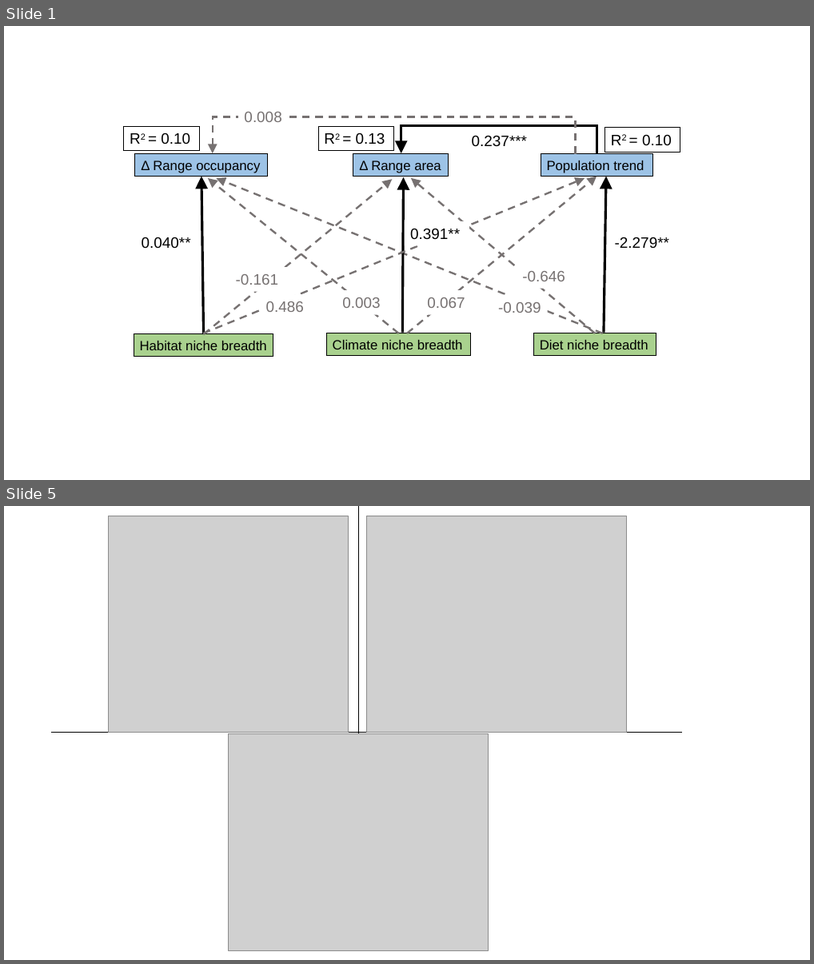
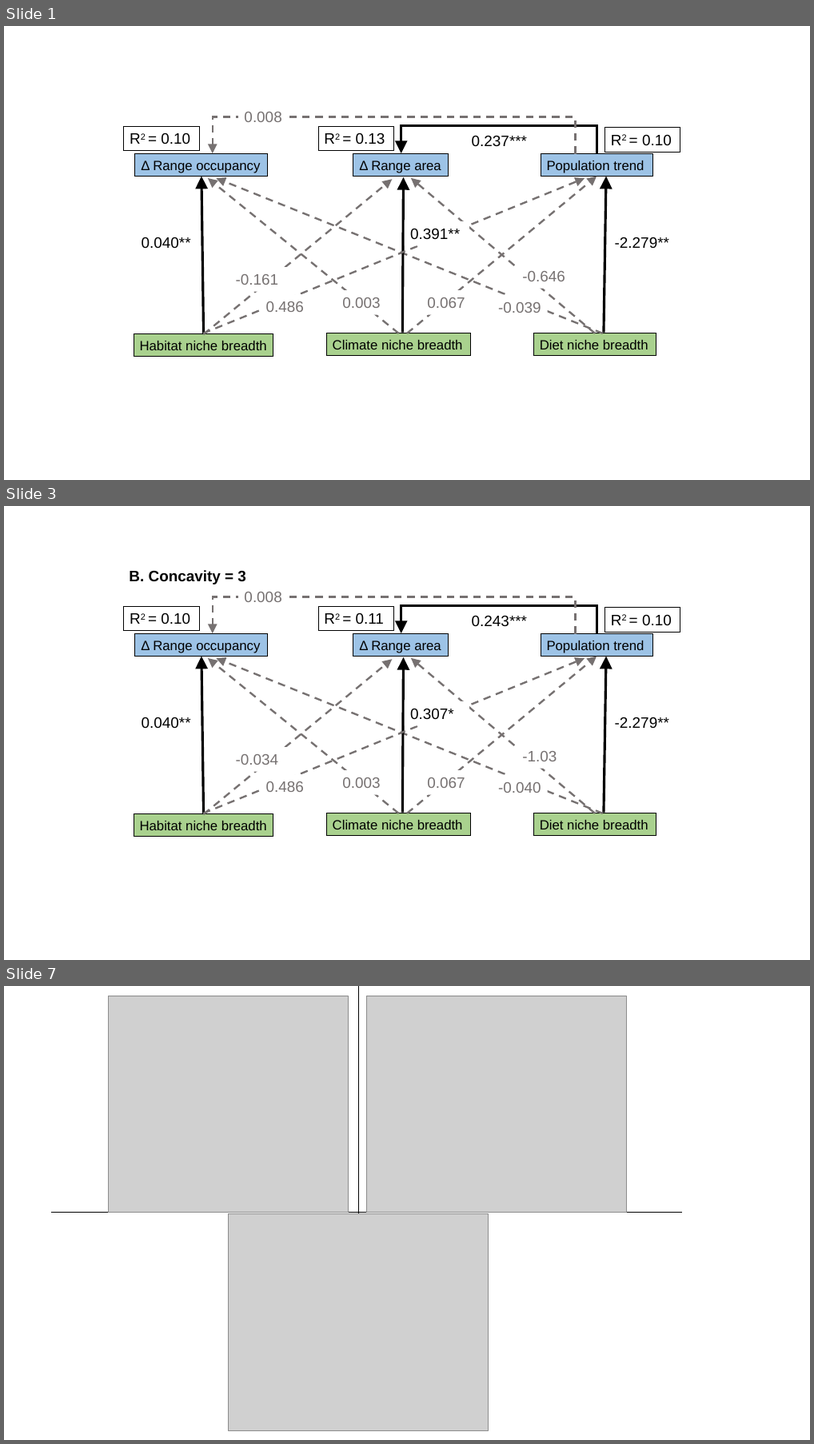
Before and after one commit to zahraddeen1/avian-range-shifts, a slide deck: figures/sem_venn_figures.pptx. Shown one above the other, each under a label of ours: slides 1 and 5 before the commit, slides 1, 3 and 7 after it; the slides between them are not shown. The pictures are 814x964 and 814x1444 pixels, drawn with LibreOffice and Linux fonts; fonts in the diff are those of the drawing; grey boxes stand for pictures. Boxes give left, top, right and bottom in pixels: in the first picture for what was removed or moved away, otherwise in the second. Text is boxed around its words. In the diff, an @@ line names an element or a change of style, - is before the commit and + after.

```diff
--- a/figures/sem_venn_figures.pptx
+++ b/figures/sem_venn_figures.pptx
@@ slide 3 added at [4, 506, 810, 960], background #FFFFFF @@
@@ text added at [129, 570, 246, 584], 18 pt, text #000000, bold @@
+B. Concavity = 3
@@ elbow arrow added from (576, 634) to (213, 633), #767171 2.25 pt dashed @@
@@ text added at [244, 592, 282, 602], 18 pt, text #767171 @@
+0.008
@@ rectangle added at [124, 607, 199, 631], fill #FFFFFF, outline #000000 0.75 pt, 18 pt, text #000000 @@
+R2 = 0.10
@@ rectangle added at [318, 607, 394, 631], fill #FFFFFF, outline #000000 0.75 pt, 18 pt, text #000000 @@
+R2 = 0.11
@@ elbow arrow added from (598, 634) to (402, 633), #000000 3 pt @@
@@ rectangle added at [466, 609, 534, 633], fill #FFFFFF, 18 pt, text #000000 @@
+0.243***
@@ rectangle added at [606, 607, 681, 632], fill #FFFFFF, outline #000000 0.75 pt, 18 pt, text #000000 @@
+R2 = 0.10
@@ rectangle added at [135, 634, 268, 656], fill #9DC3E6, outline #000000 0.75 pt, 16 pt, text #000000 @@
+Δ Range occupancy
@@ rectangle added at [354, 634, 449, 656], fill #9DC3E6, outline #000000 0.75 pt, 16 pt, text #000000 @@
+Δ Range area
@@ rectangle added at [541, 634, 653, 656], fill #9DC3E6, outline #000000 0.75 pt, 16 pt, text #000000 @@
+Population trend
@@ arrow added from (204, 814) to (202, 656), #000000 3 pt @@
@@ arrow added from (203, 813) to (585, 658), #767171 2.25 pt dashed @@
@@ arrow added from (204, 814) to (392, 659), #767171 2.25 pt dashed @@
@@ arrow added from (399, 813) to (208, 658), #767171 2.25 pt dashed @@
@@ arrow added from (603, 813) to (216, 658), #767171 2.25 pt dashed @@
@@ arrow added from (402, 812) to (404, 657), #000000 3 pt @@
@@ arrow added from (407, 813) to (597, 656), #767171 2.25 pt dashed @@
@@ arrow added from (596, 813) to (411, 658), #767171 2.25 pt dashed @@
@@ arrow added from (604, 812) to (606, 656), #000000 3 pt @@
@@ text added at [142, 716, 191, 728], 18 pt, text #000000 @@
+0.040**
@@ text added at [410, 708, 454, 720], 18 pt, text #000000 @@
+0.307*
@@ text added at [615, 716, 670, 728], 18 pt, text #000000 @@
+-2.279**
@@ text added at [236, 754, 279, 764], 18 pt, text #767171 @@
+-0.034
@@ text added at [522, 751, 557, 761], 18 pt, text #767171 @@
+-1.03
@@ text added at [266, 781, 304, 792], 18 pt, text #767171 @@
+0.486
@@ text added at [342, 777, 380, 788], 18 pt, text #767171 @@
+0.003
@@ text added at [427, 777, 465, 788], 18 pt, text #767171 @@
+0.067
@@ text added at [498, 782, 542, 792], 18 pt, text #767171 @@
+-0.040
@@ rectangle added at [134, 814, 274, 836], fill #A9D18E, outline #000000 0.75 pt, 16 pt, text #000000 @@
+Habitat niche breadth
@@ rectangle added at [327, 813, 472, 836], fill #A9D18E, outline #000000 0.75 pt, 16 pt, text #000000 @@
+Climate niche breadth
@@ rectangle added at [534, 813, 657, 836], fill #A9D18E, outline #000000 0.75 pt, 16 pt, text #000000 @@
+Diet niche breadth
@@ what was slide 5 is now slide 7 @@
```
Also in this commit, not shown: 3 slides changed, 1 other slide added, 5 other files.
